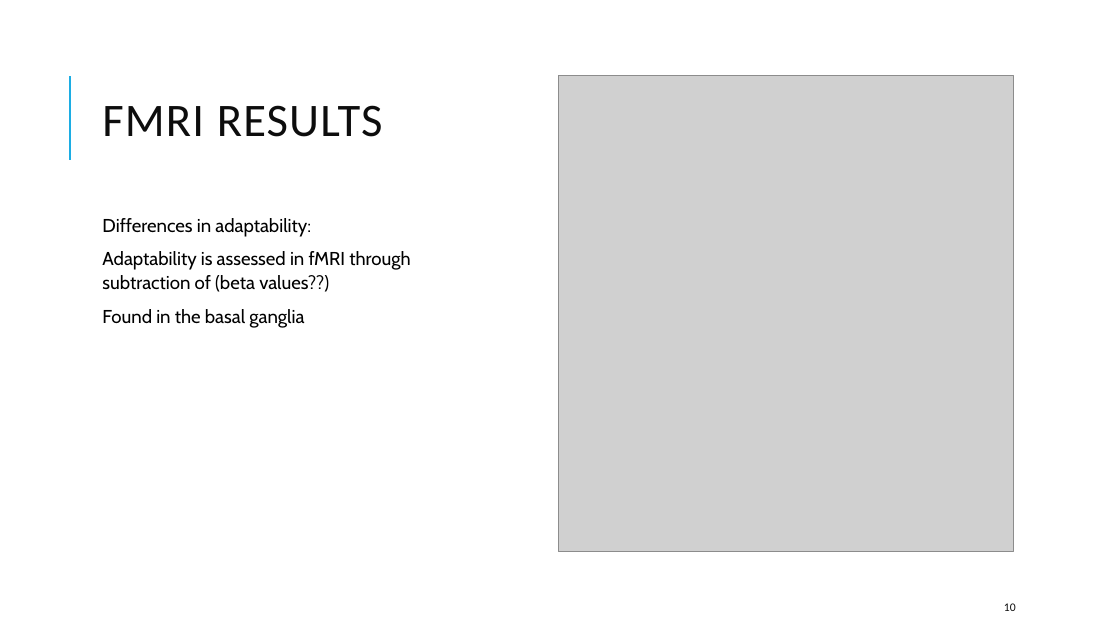
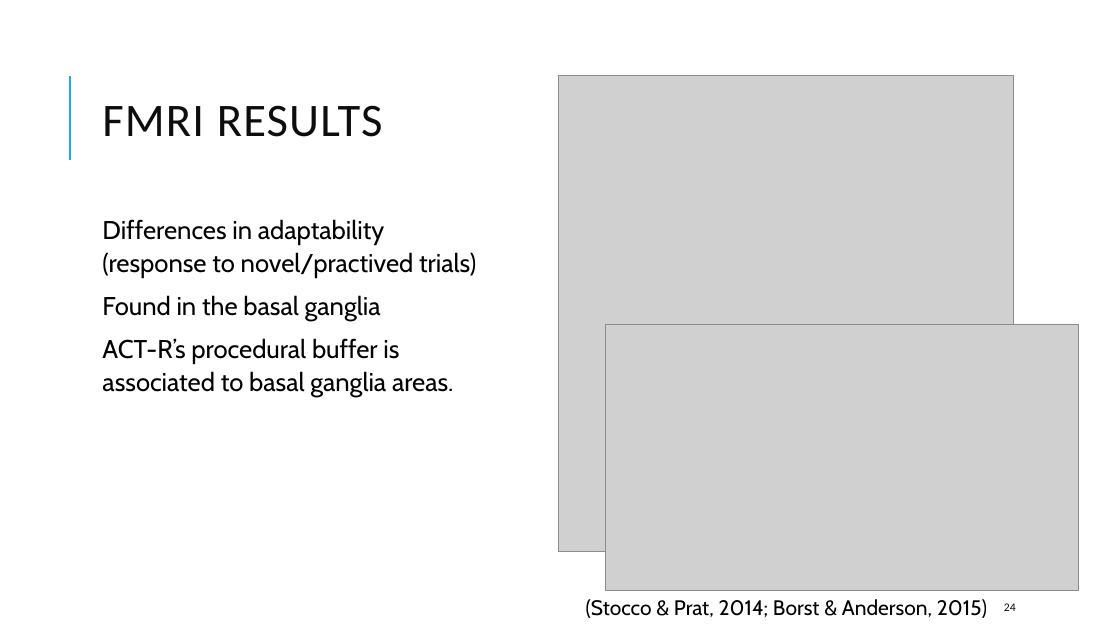
Before and after one commit to UWCCDL/ACTR_RITL, a slide deck: slide 24 of Presentation_August17_CMdeBlecourt_s2188813.pptx (slide 10 before the commit). Drawn at 1120x630 pixels with LibreOffice and Linux fonts; fonts in the diff are those of the drawing; grey boxes stand for pictures. Boxes give left, top, right and bottom in pixels: in the first picture for what was removed or moved away, otherwise in the second. Text is boxed around its words. In the diff, an @@ line names an element or a change of style, - is before the commit and + after.

```diff
--- a/Presentation_August17_CMdeBlecourt_s2188813.pptx
+++ b/Presentation_August17_CMdeBlecourt_s2188813.pptx
@@ text at [102,219,476,278]: text changed; size 16 to 22 pt @@
-Differences in adaptability:
-Adaptability is assessed in fMRI through subtraction of (beta values??)
+Differences in adaptability (response to novel/practived trials)
@@ text at [102,295,381,321]: size 16 to 22 pt in "Found in the basal ganglia" @@
@@ picture added at [606,324,1080,591] @@
@@ text at [102,338,453,397]: paragraph added @@
+ACT-R’s procedural buffer is associated to basal ganglia areas.
@@ text added at [586,599,987,618], 18 pt, text #000000 @@
+(Stocco & Prat, 2014; Borst & Anderson, 2015)
@@ page number at [1004,603,1016,611]: text changed @@
-10
+24
```
Also in this commit, not shown: 13 other slides changed, 9 slides added, 8 slides removed.
